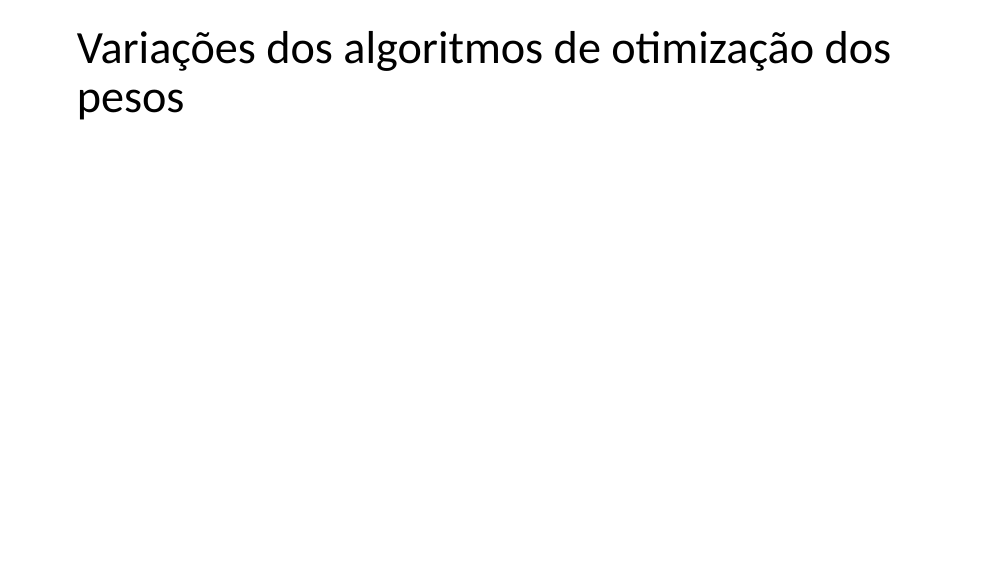
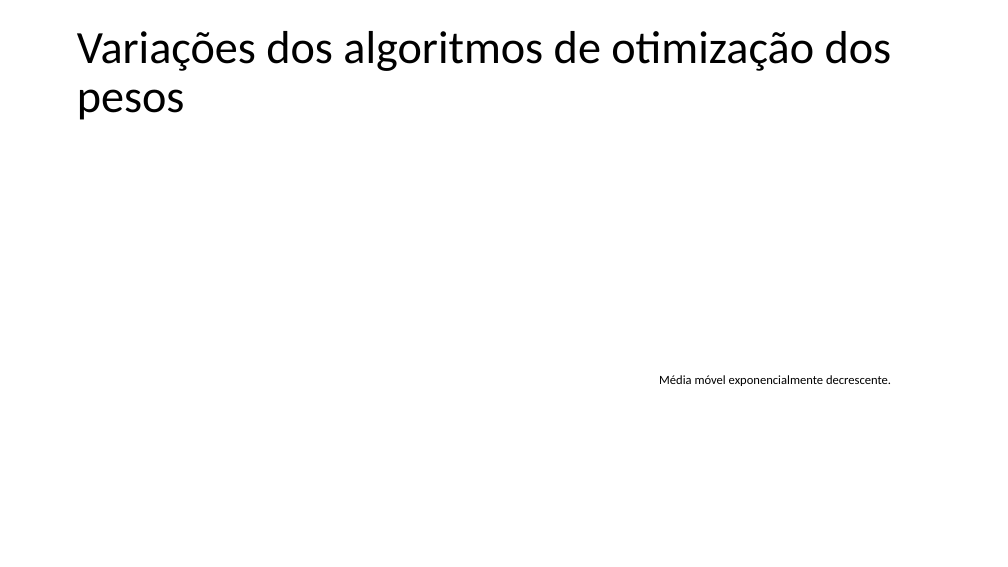
Before and after one commit to zz4fap/t320_aprendizado_de_maquina, a slide deck: slide 11 of slides/T320_Redes_Neurais_Artificiais (Parte IV).pptx. Drawn at 1008x567 pixels with LibreOffice and Linux fonts; fonts in the diff are those of the drawing; grey boxes stand for pictures. Boxes give left, top, right and bottom in pixels: in the first picture for what was removed or moved away, otherwise in the second. Text is boxed around its words. In the diff, an @@ line names an element or a change of style, - is before the commit and + after.

```diff
--- a/slides/T320_Redes_Neurais_Artificiais (Parte IV).pptx
+++ b/slides/T320_Redes_Neurais_Artificiais (Parte IV).pptx
@@ text added at box(659, 375, 891, 386), 12 pt, text #000000 @@
+Média móvel exponencialmente decrescente.
```
Also in this commit, not shown: 10 other slides changed, 2 other files.
